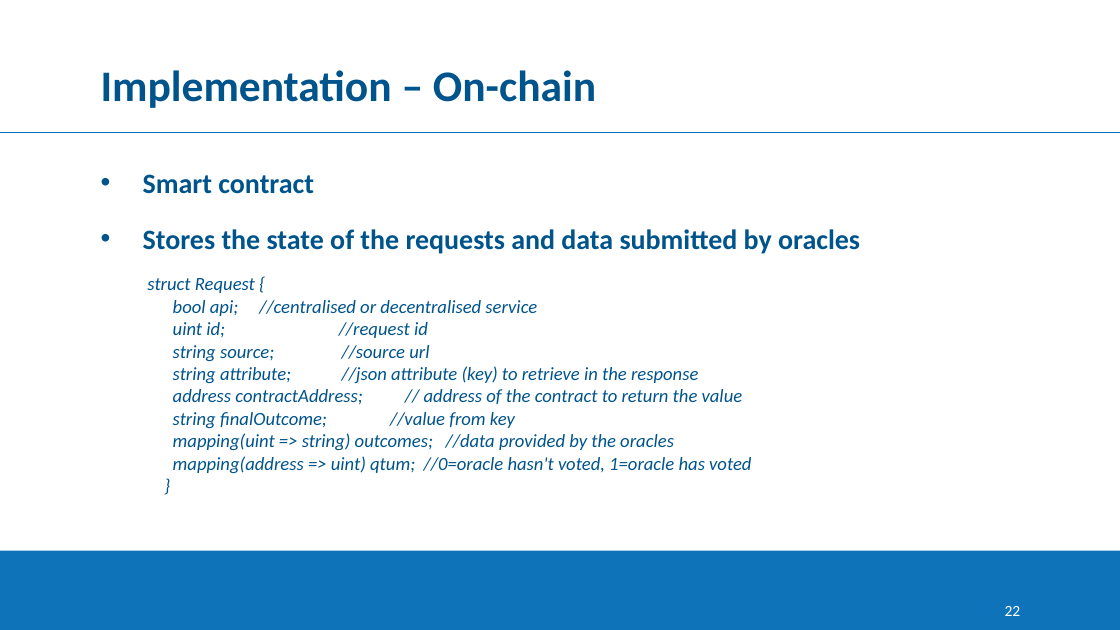
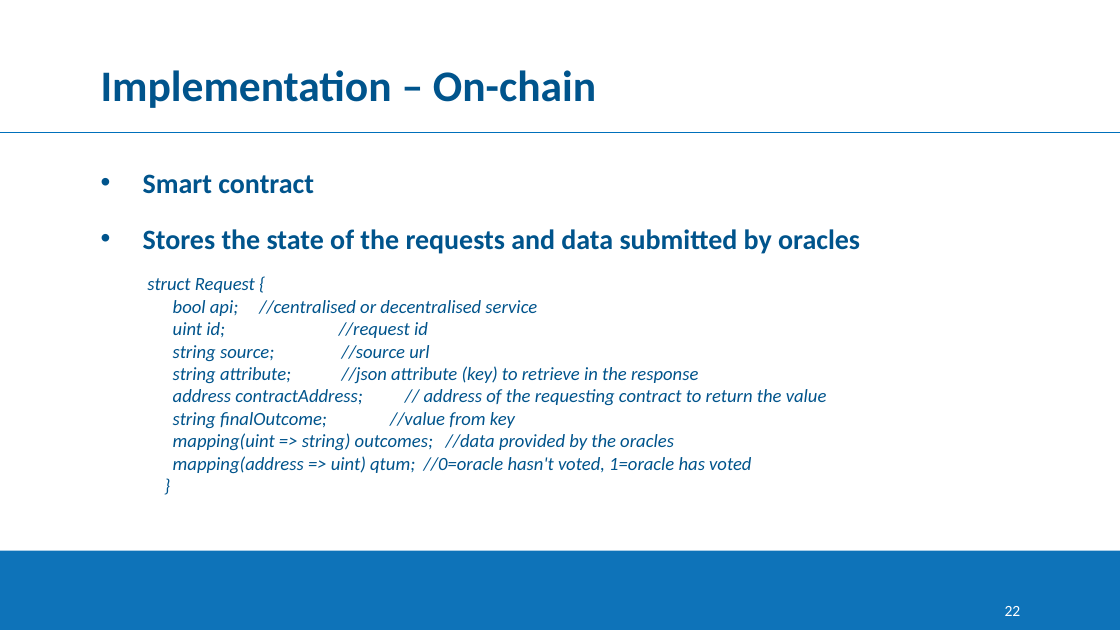
Before and after one commit to georgejohnchavady/Dissertation, a slide deck: slide 22 of Final/Dissertation PPT.pptx. Drawn at 1120x630 pixels with LibreOffice and Linux fonts; fonts in the diff are those of the drawing; background and template pictures are left out. Boxes give left, top, right and bottom in pixels: in the first picture for what was removed or moved away, otherwise in the second. Text is boxed around its words. In the diff, an @@ line names an element or a change of style, - is before the commit and + after.

```diff
--- a/Final/Dissertation PPT.pptx
+++ b/Final/Dissertation PPT.pptx
@@ text at [173, 389, 827, 405]: text changed @@
-    address contractAddress; // address of the contract to return the value
+    address contractAddress; // address of the requesting contract to return the value
```
Also in this commit, not shown: 3 other slides changed, 1 other file.
